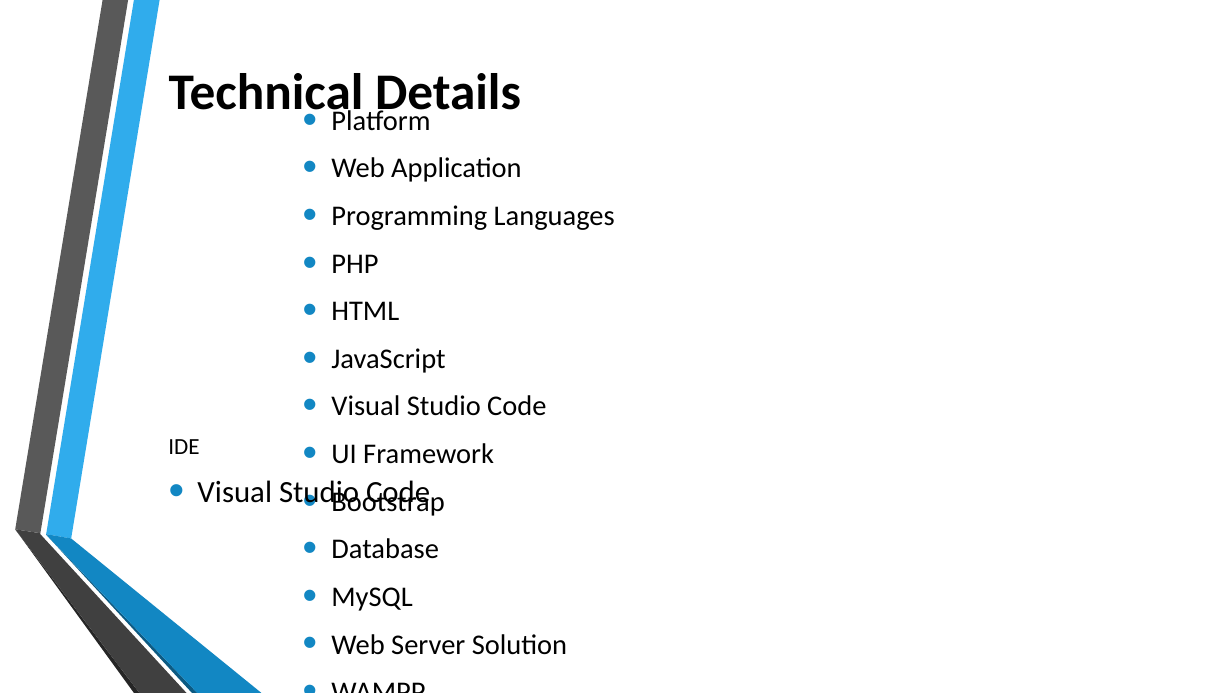
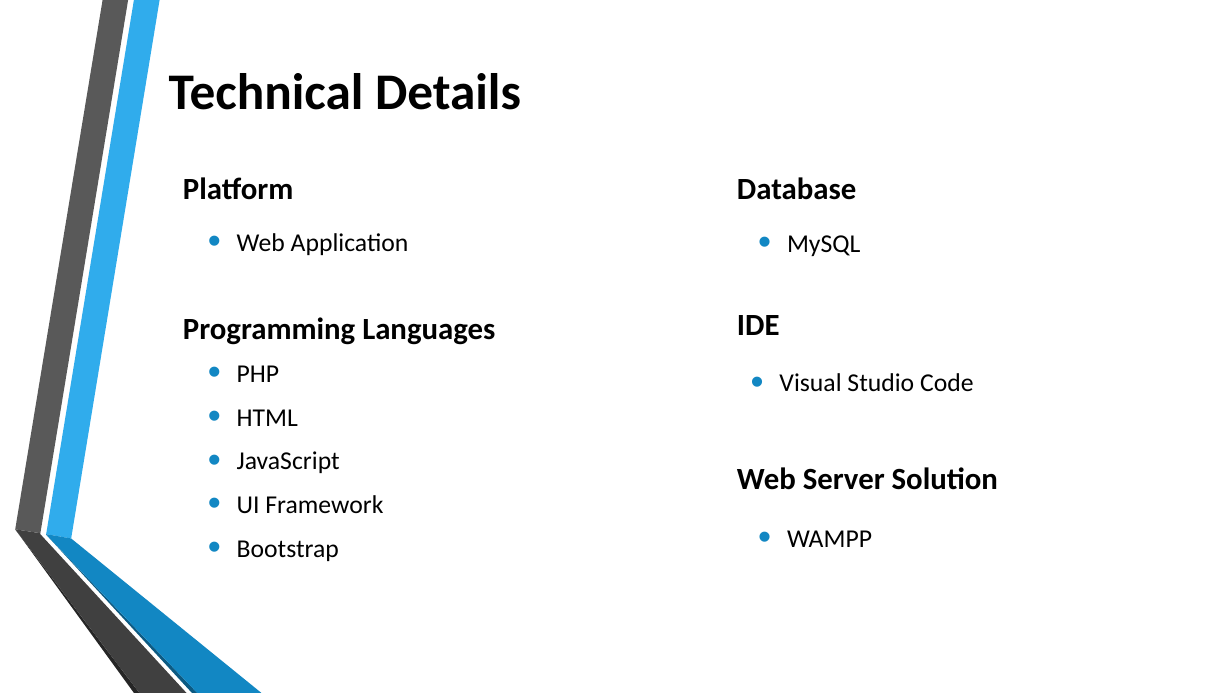
Before and after one commit to KevinShehan/code_tech_pro, a slide deck: slide 6 of Sales And Inventory Management System.pptx. Drawn at 1232x693 pixels with LibreOffice and Linux fonts; fonts in the diff are those of the drawing; background and template pictures are left out. Boxes give left, top, right and bottom in pixels: in the first picture for what was removed or moved away, otherwise in the second. Text is boxed around its words. In the diff, an @@ line names an element or a change of style, - is before the commit and + after.

```diff
--- a/Sales And Inventory Management System.pptx
+++ b/Sales And Inventory Management System.pptx
@@ title "Technical Details" rewrapped from [169,73,521,121] to [169,73,521,110] @@
@@ text added at [183,177,293,200], 24 pt, text #000000, bold @@
+Platform
@@ text at [331,157,615,230]: paragraphs removed @@
-• Platform
-• Web Application
-• Programming Languages
@@ text added at [737,177,856,200], 24 pt, text #000000, bold @@
+Database
@@ text added at [237,233,409,255], 20 pt, text #000000 @@
+• Web Application
@@ text added at [787,235,860,256], 20 pt, text #000000 @@
+• MySQL
@@ text "IDE": place and size @@
-text "IDE" at [168,439,199,454]
+text "IDE" at [737,315,780,335]
@@ text "IDE" at [737,315,780,335]: size 18 to 24 pt, bold on @@
@@ text added at [183,317,495,345], 24 pt, text #000000, bold @@
+Programming Languages
@@ text "PHP": place and size @@
-text "PHP" at [331,157,615,655]
+text "PHP" at [237,365,383,561]
@@ text "PHP" at [237,365,383,561]: size 22.2 to 20 pt @@
@@ text "Visual Studio Code": place and size @@
-text "Visual Studio Code" at [331,395,481,510]
+text "Visual Studio Code" at [779,373,973,392]
@@ text "Visual Studio Code" at [779,373,973,392]: size 24 to 20 pt @@
@@ text at [487,395,546,416]: paragraph removed @@
-• Visual Studio Code
@@ text added at [737,467,998,490], 24 pt, text #000000, bold @@
+Web Server Solution
@@ text at [331,538,567,655]: paragraphs removed @@
-• Database
-• MySQL
-• Web Server Solution
-• WAMPP
@@ text added at [787,530,872,547], 20 pt, text #000000 @@
+• WAMPP
```
Also in this commit, not shown: 2 other slides changed, 9 other files.
